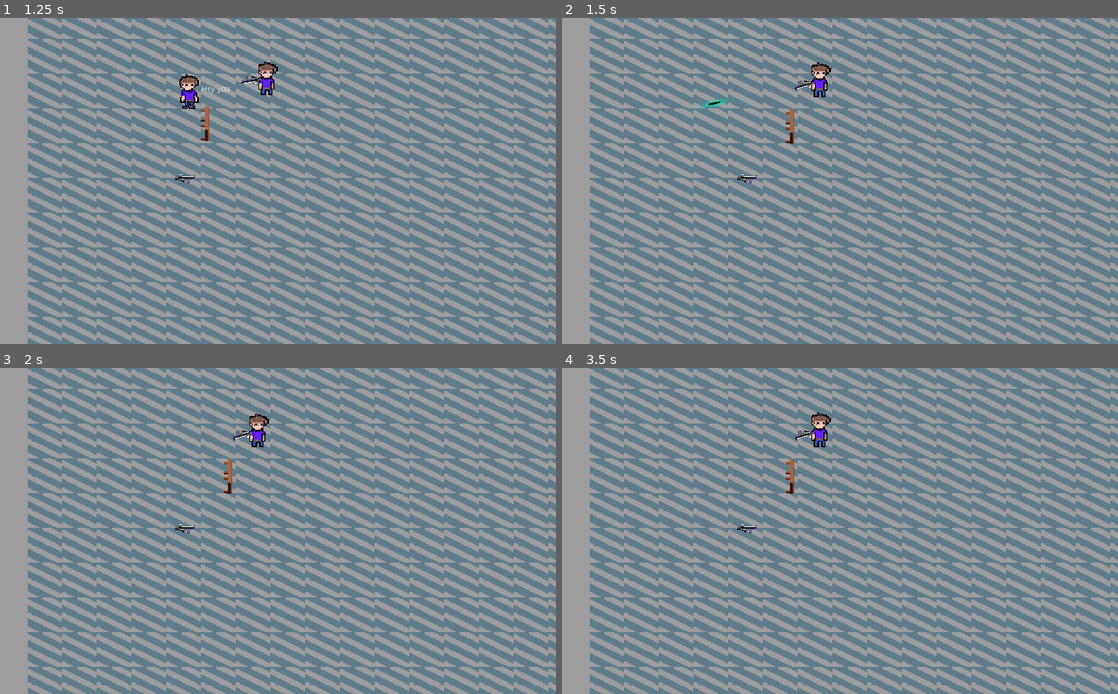
Above: before the commit, frames 1-4 (two rows, left to right).
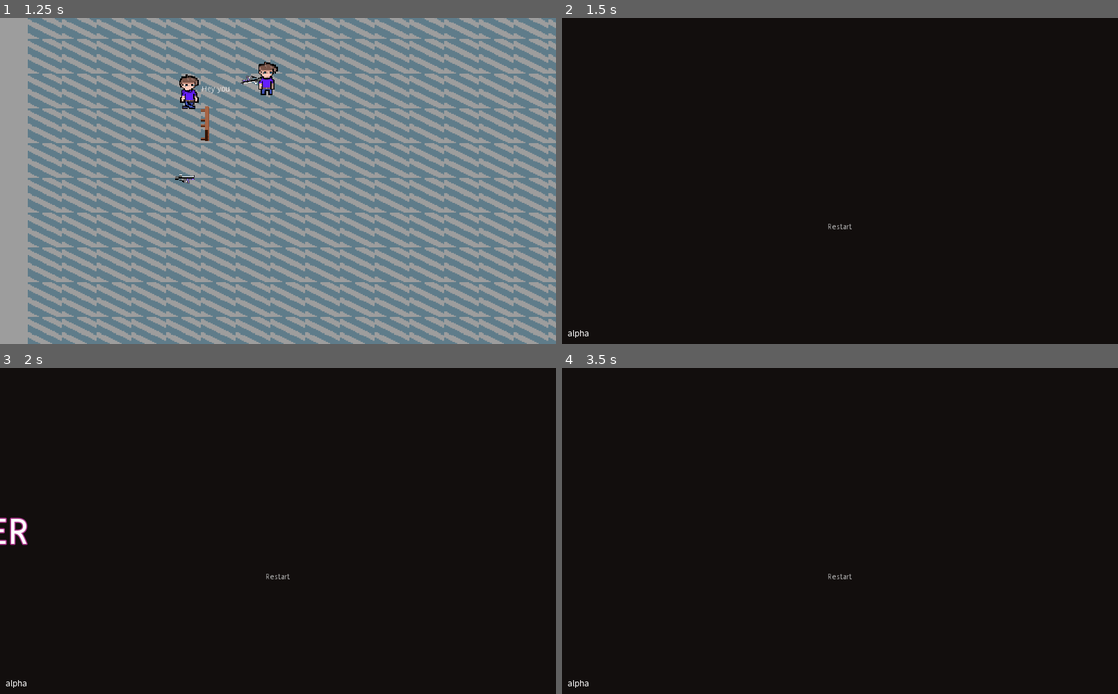
Above: after the commit, the same moments.

Repository: Synkied/supershot
Game: Godot game, scene res://ui/StartScreen.tscn
Same seed, same stepped clock (60 frames per second), same inputs: the game is played once before the commit and once after it.
Inputs (mouse positions are in pixels of both pictures, inside the frame that each line leads up to):
- Up to frame 1 (1.25 s): move the mouse to (400, 164) at 0.52 s; hold Right (right) from 0.53 s (still down); click (400, 164) at 0.6 s; tap Space (ui_select) at 0.77 s
- Up to frame 2 (1.5 s): move the mouse to (728, 197) at 1.27 s; release Right (right) at 1.28 s; hold Down (down) from 1.28 s (still down); click (728, 197) at 1.35 s
- Up to frame 3 (2 s): keep holding Down (down); tap Space (ui_select) at 1.52 s
- Up to frame 4 (3.5 s): release Down (down) at 2 s; click (840, 576) at 2 s, where only the run after the commit has a clickable "Restart"; move the mouse to (895, 459) at 2.77 s; hold Right (right) from 2.78 s (still down); click (895, 459) at 2.85 s

Frame 1 is identical in both runs. In frame 2, 100% of the frame differs, in the area x 0-100%, y 0-100%; in frame 3, 100%; in frame 4, 100%.

Commit message:
handle game_over

Diff:
--- a/GlobalManager.gd
+++ b/GlobalManager.gd
@@ -33,8 +33,8 @@
 
 
 func game_over():
-	if score > highscore: highscore = score
-	save_score()
+#	if score > highscore: highscore = score
+#	save_score()
 	get_tree().change_scene(end_screen)
 
 func next_level():
--- a/characters/Character.gd
+++ b/characters/Character.gd
@@ -27,6 +27,7 @@
 	bullet.global_transform = muzzle.global_transform
 	fire_delay = max_fire_delay
 	$BulletShot.play()
+	bullet.connect('game_over', self, 'dead')
 
 
 func attach_weapon(texture):
--- a/characters/Player.gd
+++ b/characters/Player.gd
@@ -1,5 +1,4 @@
 extends "res://characters/Character.gd"
-
 
 # Variables
 var velocity = Vector2.ZERO
--- a/characters/Player.tscn
+++ b/characters/Player.tscn
@@ -130,7 +130,7 @@
 scale = Vector2( 2, 2 )
 frames = SubResource( 4 )
 animation = "idle"
-frame = 2
+frame = 3
 playing = true
 
 [node name="CollisionShape2D" type="CollisionShape2D" parent="."]
--- a/items/Projectile.gd
+++ b/items/Projectile.gd
@@ -1,4 +1,7 @@
 extends Area2D
+
+# Signals
+signal game_over
 
 var speed = 750
 var max_distance = 50
@@ -17,5 +20,6 @@
 		body.queue_free()
 	if body.is_in_group("players"):
 		body.queue_free()
+		GlobalManager.game_over()
 	if body.is_in_group("walls"):
 		queue_free()
--- a/levels/Level.gd
+++ b/levels/Level.gd
@@ -45,3 +45,6 @@
 	player_camera.limit_top = map_size.position.y * cell_size.y
 	player_camera.limit_right = map_size.end.x * cell_size.x
 	player_camera.limit_bottom = map_size.end.y * cell_size.y
+
+func game_over():
+	GlobalManager.game_over()
--- a/ui/EndScreen.tscn
+++ b/ui/EndScreen.tscn
@@ -126,13 +126,12 @@
 anims/appear = SubResource( 2 )
 
 [node name="Button" type="Button" parent="."]
-anchor_left = 0.5
-anchor_top = 1.0
-anchor_right = 0.5
-anchor_bottom = 1.0
-margin_left = -40.0
-margin_top = -243.0
-margin_right = 21.0
-margin_bottom = -223.0
+anchor_top = 0.5
+anchor_right = 1.0
+anchor_bottom = 0.5
+margin_top = 55.0
+margin_bottom = 115.0
 text = "Restart"
 flat = true
+
+[connection signal="pressed" from="Button" to="." method="_on_Button_pressed"]
--- a/ui/StartScreen.gd
+++ b/ui/StartScreen.gd
@@ -7,3 +7,7 @@
 func _input(event):
 	if event.is_action_pressed('ui_select'):
 		GlobalManager.new_game()
+
+
+func _on_Button_pressed():
+	GlobalManager.new_game()
